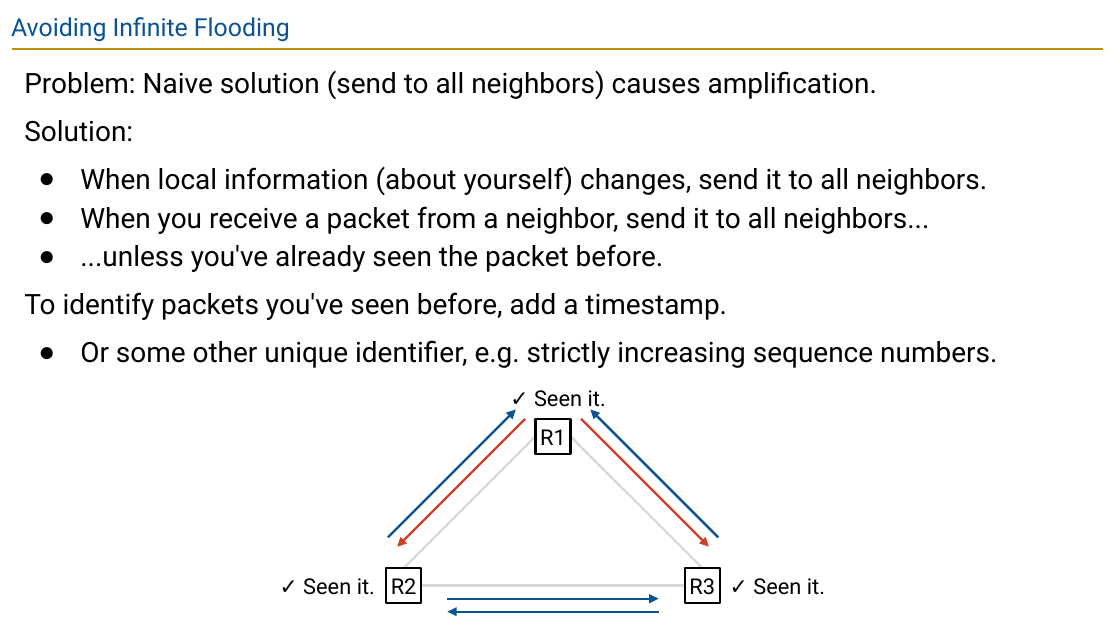
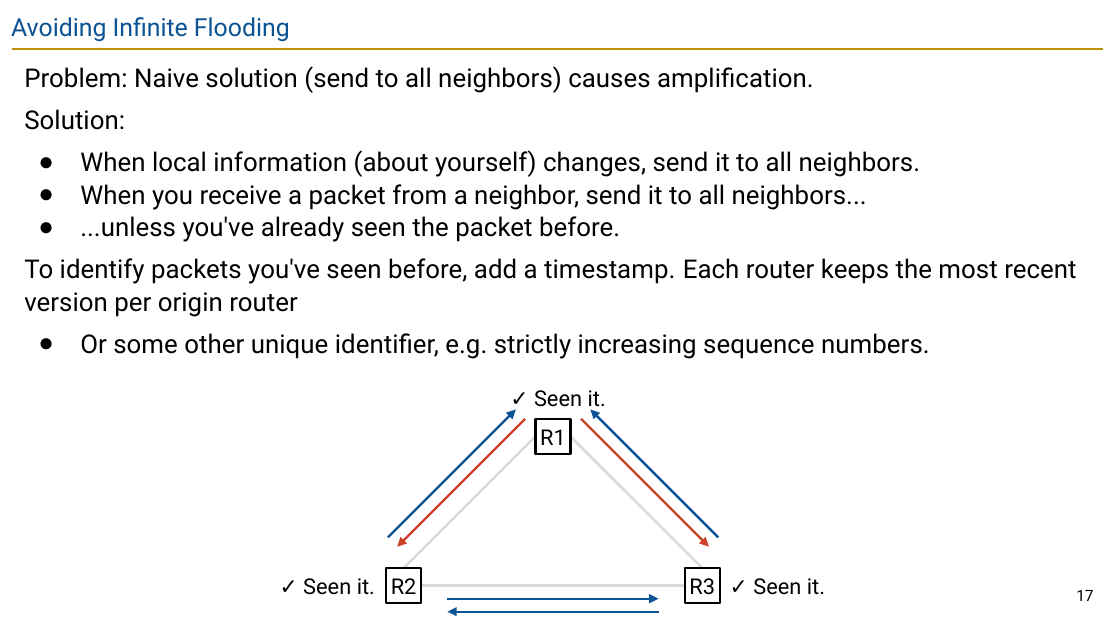
Before and after one commit to guhofstra/CSC175Sp26, a slide deck: slide 17 of PPTs/Lecture 5.3 - Link-State.pptx. Drawn at 1120x630 pixels with LibreOffice and Linux fonts; fonts in the diff are those of the drawing. Boxes give left, top, right and bottom in pixels: in the first picture for what was removed or moved away, otherwise in the second. Text is boxed around its words. In the diff, an @@ line names an element or a change of style, - is before the commit and + after.

```diff
--- a/PPTs/Lecture 5.3 - Link-State.pptx
+++ b/PPTs/Lecture 5.3 - Link-State.pptx
@@ text at (x1=24, y1=66, x2=930, y2=359): size 18 to 16.6 pt in "Problem: Naive solution (send to all neighbors) ...", "Solution:", "When local information (about yourself) changes, send ...", "When you receive a packet from a ..." and 2 more places; line spacing 1.15 to 1.05 @@
@@ text at (x1=24, y1=258, x2=1076, y2=317): text changed; size 18 to 16.6 pt @@
-To identify packets you've seen before, add a timestamp.
+To identify packets you've seen before, add a timestamp. Each router keeps the most recent version per origin router
@@ page number added at (x1=1076, y1=590, x2=1093, y2=601), 10 pt, text #000000 @@
+17
```
Also in this commit, not shown: 18 other slides changed, 1 slide added, 5 other files.
